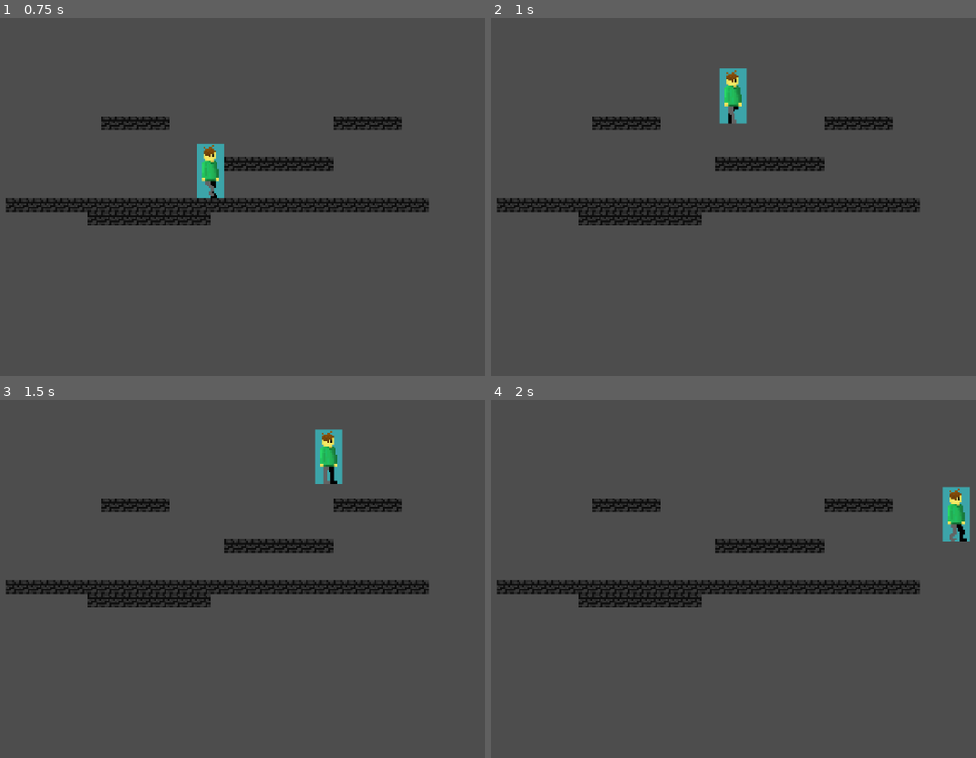
Above: before the commit, frames 1-4 (two rows, left to right).
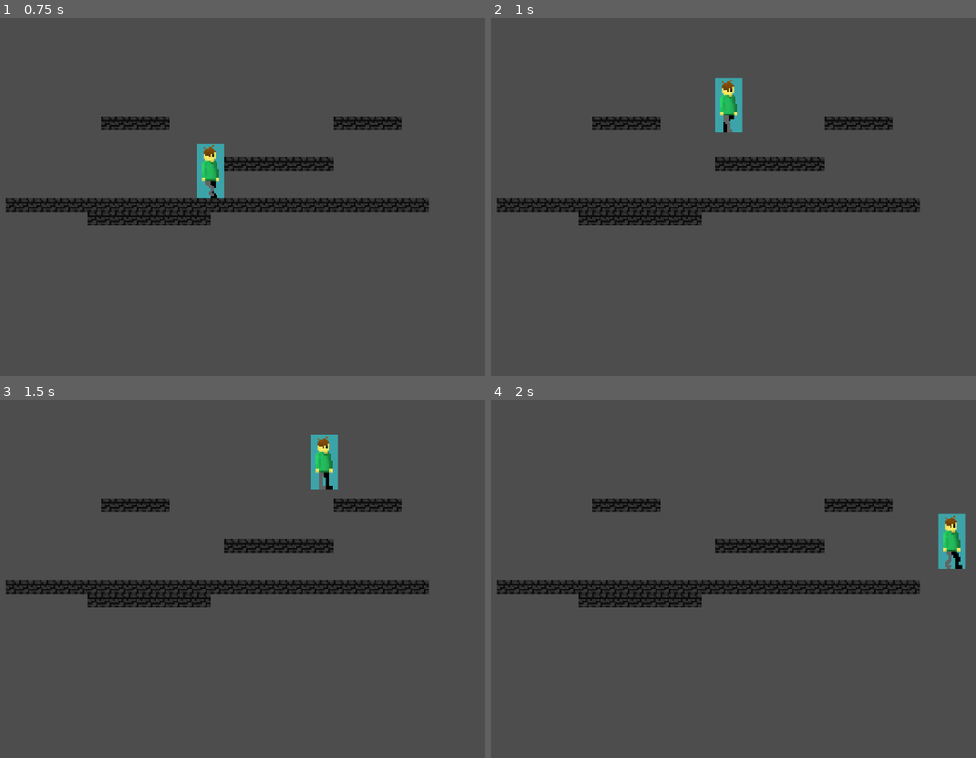
Above: after the commit, the same moments.

Repository: waterslinky/Game2
Game: Godot game, scene res://scenes/main.tscn
Two runs of this game, one before a commit and one after it. Both use one fixed random seed, a clock stepped at 60 frames per second and the inputs below.
Inputs:
- Up to frame 1 (0.75 s): tap Enter (ui_accept) at 0.5, 0.6 s; hold Right (ui_right) from 0.53 s (still down)
- Up to frame 2 (1 s): keep holding Right (ui_right); tap Enter (ui_accept) at 0.77 s
- Up to frame 3 (1.5 s): keep holding Right (ui_right); tap Enter (ui_accept) at 1.07, 1.35 s
- Up to frame 4 (2 s): keep holding Right (ui_right); tap Enter (ui_accept) at 1.52, 1.82 s

Frame 1 is identical in both runs. In frame 2, 1.0% of the frame differs, in the area x 46-53%, y 14-32%; in frame 3, 0.9%; in frame 4, 1.3%, in the area x 92-99%, y 24-48%.

Commit message:
Added Inputs for player speed and jump.

Diff:
--- a/guy_man.gd
+++ /dev/null
@@ -1,28 +0,0 @@
-extends CharacterBody2D
-
-
-const SPEED = 160.0
-const JUMP_VELOCITY = -300.0
-
-# Get the gravity from the project settings to be synced with RigidBody nodes.
-var gravity = ProjectSettings.get_setting("physics/2d/default_gravity")
-
-
-func _physics_process(delta):
-	# Add the gravity.
-	if not is_on_floor():
-		velocity.y += gravity * delta
-
-	# Handle jump.
-	if Input.is_action_just_pressed("ui_accept") and is_on_floor():
-		velocity.y = JUMP_VELOCITY
-
-	# Get the input direction and handle the movement/deceleration.
-	# As good practice, you should replace UI actions with custom gameplay actions.
-	var direction = Input.get_axis("ui_left", "ui_right")
-	if direction:
-		velocity.x = direction * SPEED
-	else:
-		velocity.x = move_toward(velocity.x, 0, SPEED)
-
-	move_and_slide()
--- a/guy_man.tscn
+++ b/guy_man.tscn
@@ -1,6 +1,6 @@
 [gd_scene load_steps=20 format=3 uid="uid://cnimv2l8fae58"]
 
-[ext_resource type="Script" path="res://guy_man.gd" id="1_xjuxd"]
+[ext_resource type="Script" path="res://scripts/guy_man.gd" id="1_xjuxd"]
 [ext_resource type="Texture2D" uid="uid://drmm68br43av7" path="res://assets/textures/player_walking-Sheet.png" id="1_ysvsl"]
 
 [sub_resource type="AtlasTexture" id="AtlasTexture_pi5hx"]
--- a/scenes/main.tscn
+++ b/scenes/main.tscn
@@ -82,6 +82,7 @@
 
 [node name="Guy_man" parent="." instance=ExtResource("1_k7nrh")]
 position = Vector2(1, 1)
+JUMP_VELOCITY = -275.0
 
 [node name="Camera2D" type="Camera2D" parent="."]
 position = Vector2(-4, -16)
--- a/scenes/player.tscn
+++ b/scenes/player.tscn
@@ -1,7 +1,37 @@
 [gd_scene load_steps=20 format=3 uid="uid://46ykmfxricl6"]
 
 [ext_resource type="Texture2D" uid="uid://drmm68br43av7" path="res://assets/textures/player_walking-Sheet.png" id="1_6qoby"]
-[ext_resource type="Script" path="res://scripts/player.gd" id="1_myfy7"]
+
+[sub_resource type="GDScript" id="GDScript_0rx3a"]
+script/source = "extends CharacterBody2D
+
+
+@export var SPEED = 100.0
+@export var JUMP_VELOCITY = -300.0
+
+# Get the gravity from the project settings to be synced with RigidBody nodes.
+var gravity = ProjectSettings.get_setting(\"physics/2d/default_gravity\")
+
+
+func _physics_process(delta):
+	# Add the gravity.
+	if not is_on_floor():
+		velocity.y += gravity * delta
+
+	# Handle jump.
+	if Input.is_action_just_pressed(\"ui_accept\") and is_on_floor():
+		velocity.y = JUMP_VELOCITY
+
+	# Get the input direction and handle the movement/deceleration.
+	# As good practice, you should replace UI actions with custom gameplay actions.
+	var direction = Input.get_axis(\"ui_left\", \"ui_right\")
+	if direction:
+		velocity.x = direction * SPEED
+	else:
+		velocity.x = move_toward(velocity.x, 0, SPEED)
+
+	move_and_slide()
+"
 
 [sub_resource type="AtlasTexture" id="AtlasTexture_ew3u5"]
 atlas = ExtResource("1_6qoby")
@@ -120,7 +150,7 @@
 size = Vector2(8, 29)
 
 [node name="Player" type="CharacterBody2D"]
-script = ExtResource("1_myfy7")
+script = SubResource("GDScript_0rx3a")
 
 [node name="AnimatedSprite2D" type="AnimatedSprite2D" parent="."]
 position = Vector2(0, -16)
--- a/scripts/player.gd
+++ b/scripts/guy_man.gd
@@ -1,8 +1,8 @@
 extends CharacterBody2D
 
 
-const SPEED = 100.0
-const JUMP_VELOCITY = -300.0
+@export var SPEED = 160.0
+@export var JUMP_VELOCITY = -300.0
 
 # Get the gravity from the project settings to be synced with RigidBody nodes.
 var gravity = ProjectSettings.get_setting("physics/2d/default_gravity")
Not shown: 1 places in scenes/main.tscn that only renumber resources
